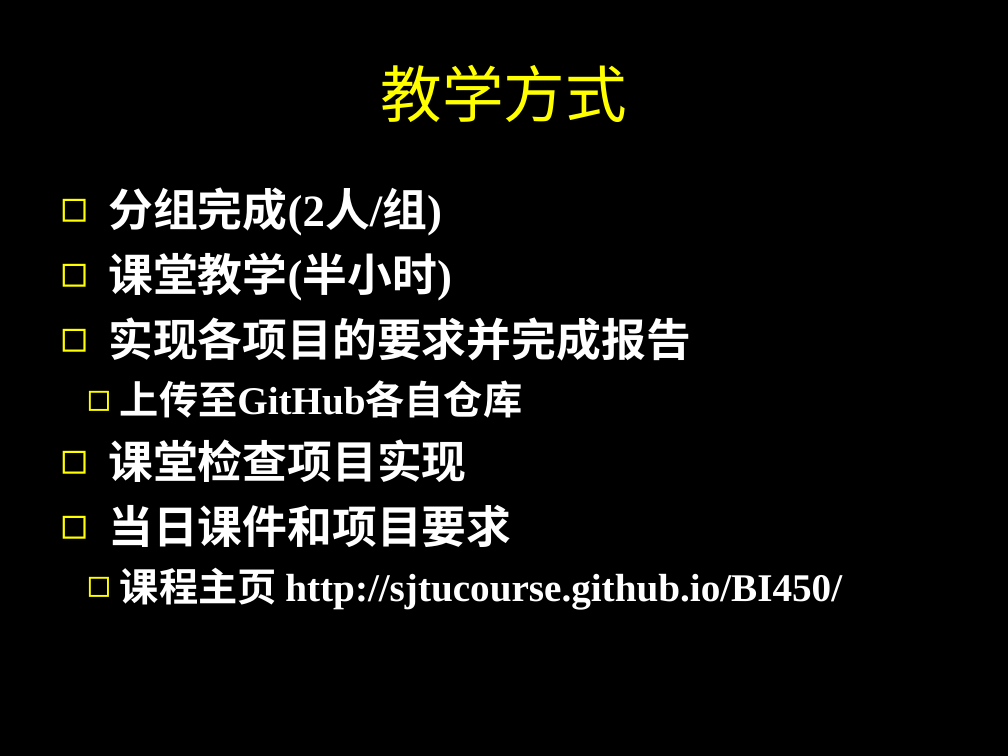
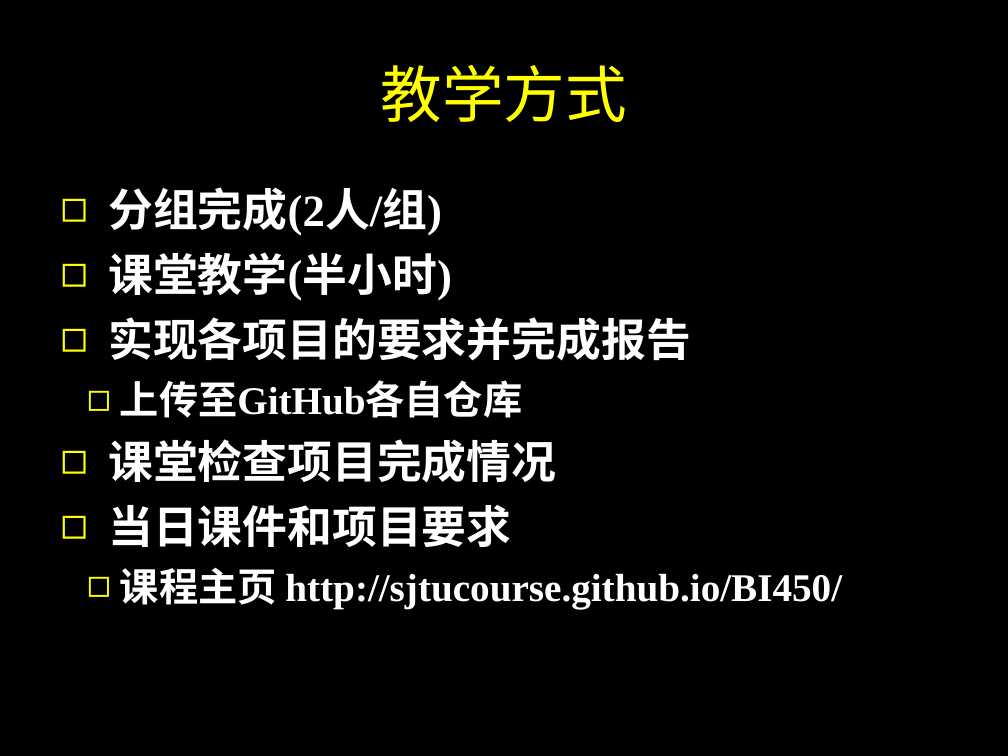
Before and after one commit to SJTUCourse/BI450, a slide deck: slide 19 of Lectures/2018 Fall/Lecture 0.ppt (slide 18 before the commit). Drawn at 1008x756 pixels with LibreOffice and Linux fonts; fonts in the diff are those of the drawing. Boxes give left, top, right and bottom in pixels: in the first picture for what was removed or moved away, otherwise in the second. Text is boxed around its words. In the diff, an @@ line names an element or a change of style, - is before the commit and + after.

```diff
--- a/Lectures/2018 Fall/Lecture 0.ppt
+++ b/Lectures/2018 Fall/Lecture 0.ppt
@@ text at (108, 439, 556, 483): text changed @@
-◻ 课堂检查项目实现
+◻ 课堂检查项目完成情况
```
Also in this commit, not shown: 1 other slide changed, 1 slide added.
